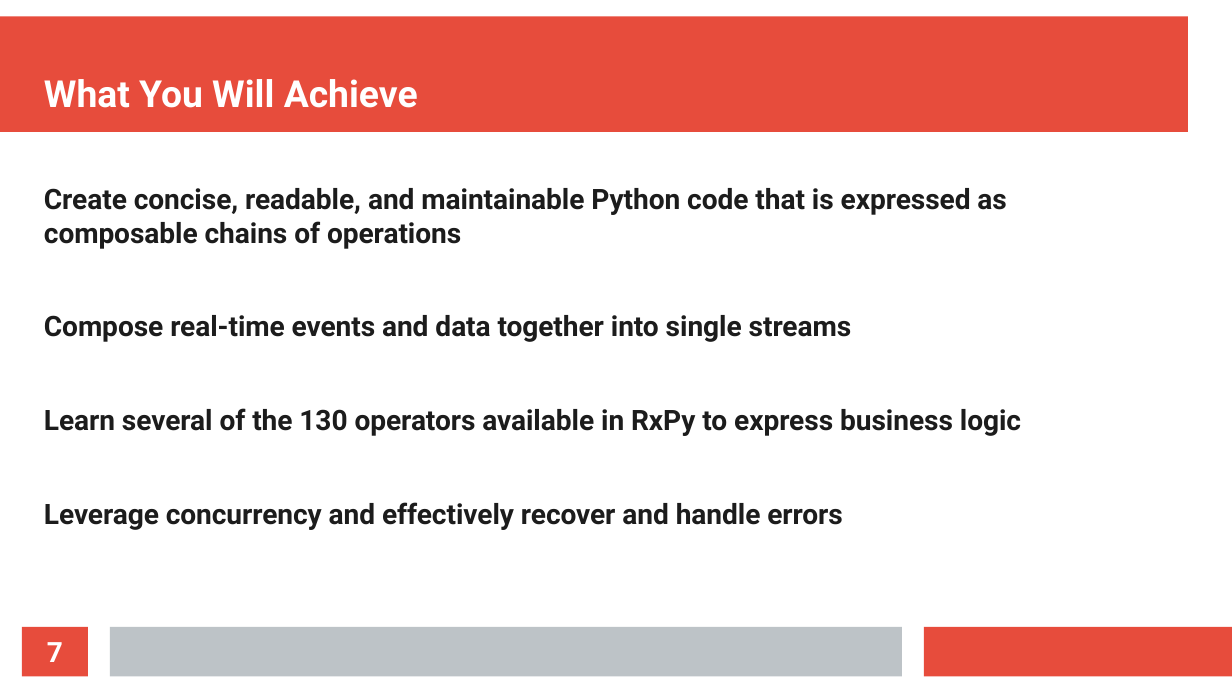
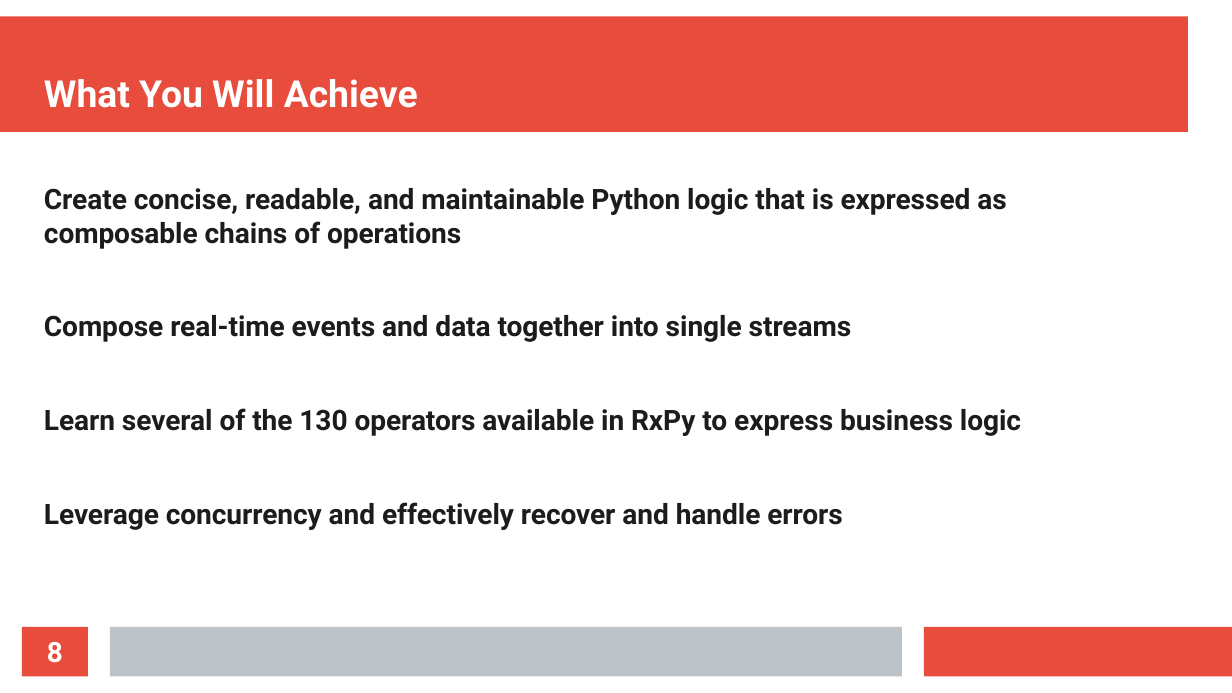
Before and after one commit to thomasnield/oreilly_reactive_python_for_data, a slide deck: slide 8 of resources/reactive_python_slides.odp (slide 7 before the commit). Drawn at 1232x693 pixels with LibreOffice and Linux fonts; fonts in the diff are those of the drawing. Boxes give left, top, right and bottom in pixels: in the first picture for what was removed or moved away, otherwise in the second. Text is boxed around its words. In the diff, an @@ line names an element or a change of style, - is before the commit and + after.

```diff
--- a/resources/reactive_python_slides.odp
+++ b/resources/reactive_python_slides.odp
@@ text at [44, 188, 1006, 249]: text changed @@
-Create concise, readable, and maintainable Python code that is expressed as composable chains of operations
+Create concise, readable, and maintainable Python logic that is expressed as composable chains of operations
@@ page number at [47, 642, 63, 663]: text changed @@
-7
+8
```
Also in this commit, not shown: 4 other slides changed, 1 slide added.
